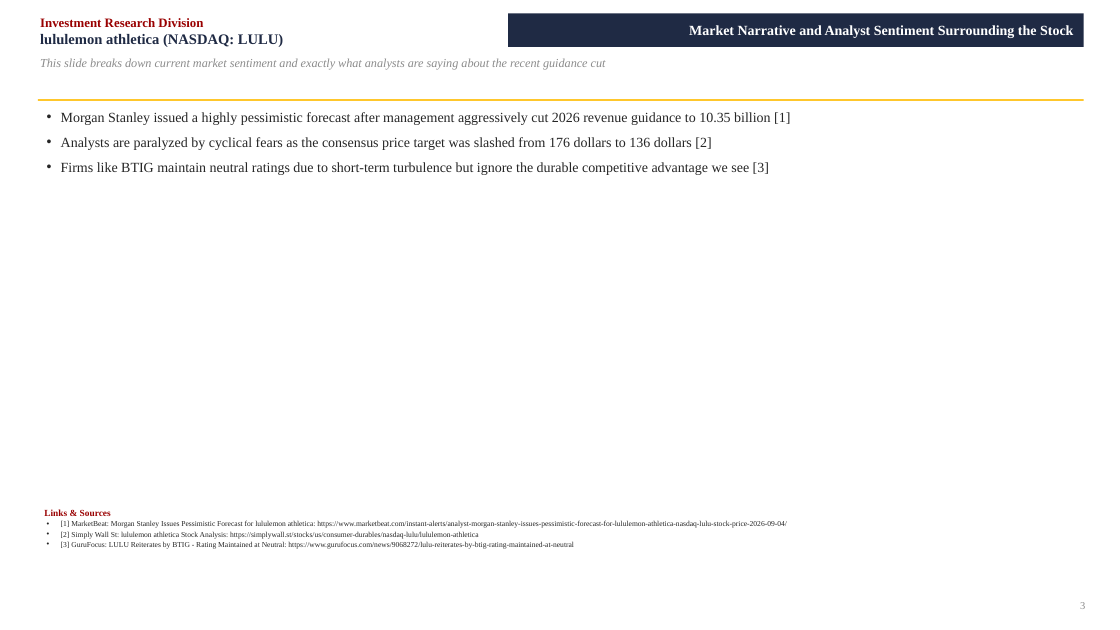
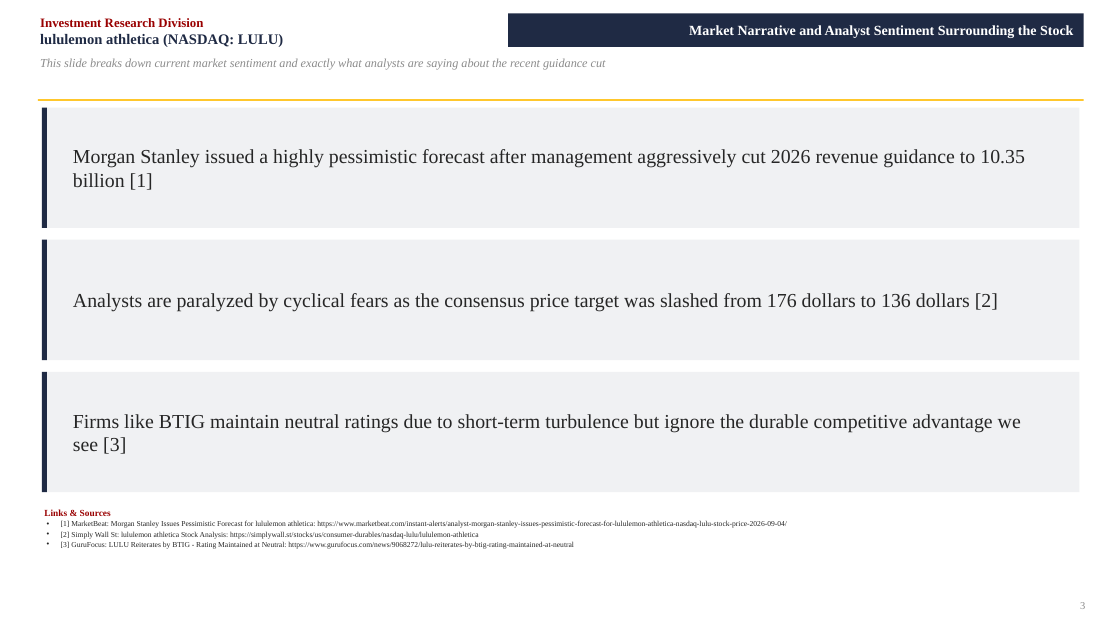
Before and after one commit to vengeanceaiUSC/RM, a slide deck: slide 3 of LULU/LULU_Investment_Pitch_Deck.pptx. Drawn at 1120x630 pixels with LibreOffice and Linux fonts; fonts in the diff are those of the drawing. Boxes give left, top, right and bottom in pixels: in the first picture for what was removed or moved away, otherwise in the second. Text is boxed around its words. In the diff, an @@ line names an element or a change of style, - is before the commit and + after.

```diff
--- a/LULU/LULU_Investment_Pitch_Deck.pptx
+++ b/LULU/LULU_Investment_Pitch_Deck.pptx
@@ rectangle added at [42, 108, 1080, 228], fill #F0F1F3 @@
@@ rectangle added at [42, 108, 47, 228], fill #1F2A44 @@
@@ text at [61, 112, 790, 125]: paragraph removed @@
-• Morgan Stanley issued a highly pessimistic forecast after management aggressively cut 2026 revenue guidance to 10.35 billion [1]
@@ text added at [73, 149, 1025, 190], 17 pt, text #262626 @@
+Morgan Stanley issued a highly pessimistic forecast after management aggressively cut 2026 revenue guidance to 10.35 billion [1]
@@ text at [61, 162, 769, 175]: paragraph removed @@
-• Firms like BTIG maintain neutral ratings due to short-term turbulence but ignore the durable competitive advantage we see [3]
@@ rectangle added at [42, 239, 1080, 360], fill #F0F1F3 @@
@@ rectangle added at [42, 239, 47, 360], fill #1F2A44 @@
@@ text "Analysts are paralyzed by cyclical ...": place and size @@
-text "Analysts are paralyzed by cyclical ..." at [61, 112, 790, 175]
+text "Analysts are paralyzed by cyclical ..." at [73, 293, 998, 312]
@@ text "Analysts are paralyzed by cyclical ..." at [73, 293, 998, 312]: size 12 to 17 pt; bullet • to none; less space between paragraphs; vertical alignment top to middle @@
@@ rectangle added at [42, 372, 1080, 492], fill #F0F1F3 @@
@@ rectangle added at [42, 372, 47, 492], fill #1F2A44 @@
@@ text added at [73, 414, 1021, 454], 17 pt, text #262626 @@
+Firms like BTIG maintain neutral ratings due to short-term turbulence but ignore the durable competitive advantage we see [3]
```
Also in this commit, not shown: 21 other slides changed, 2 other files.
